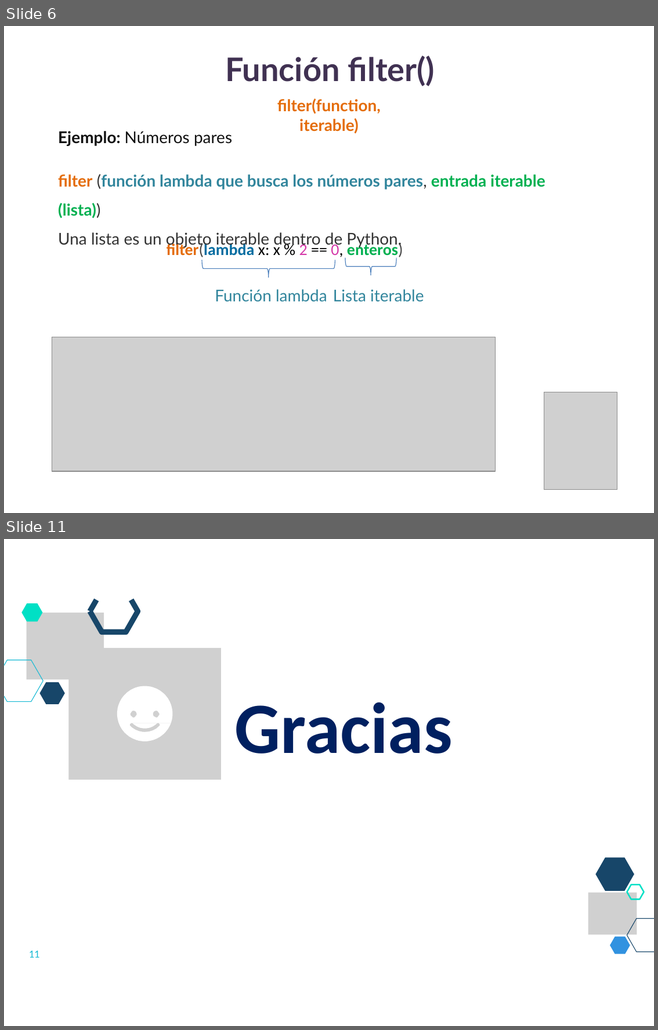
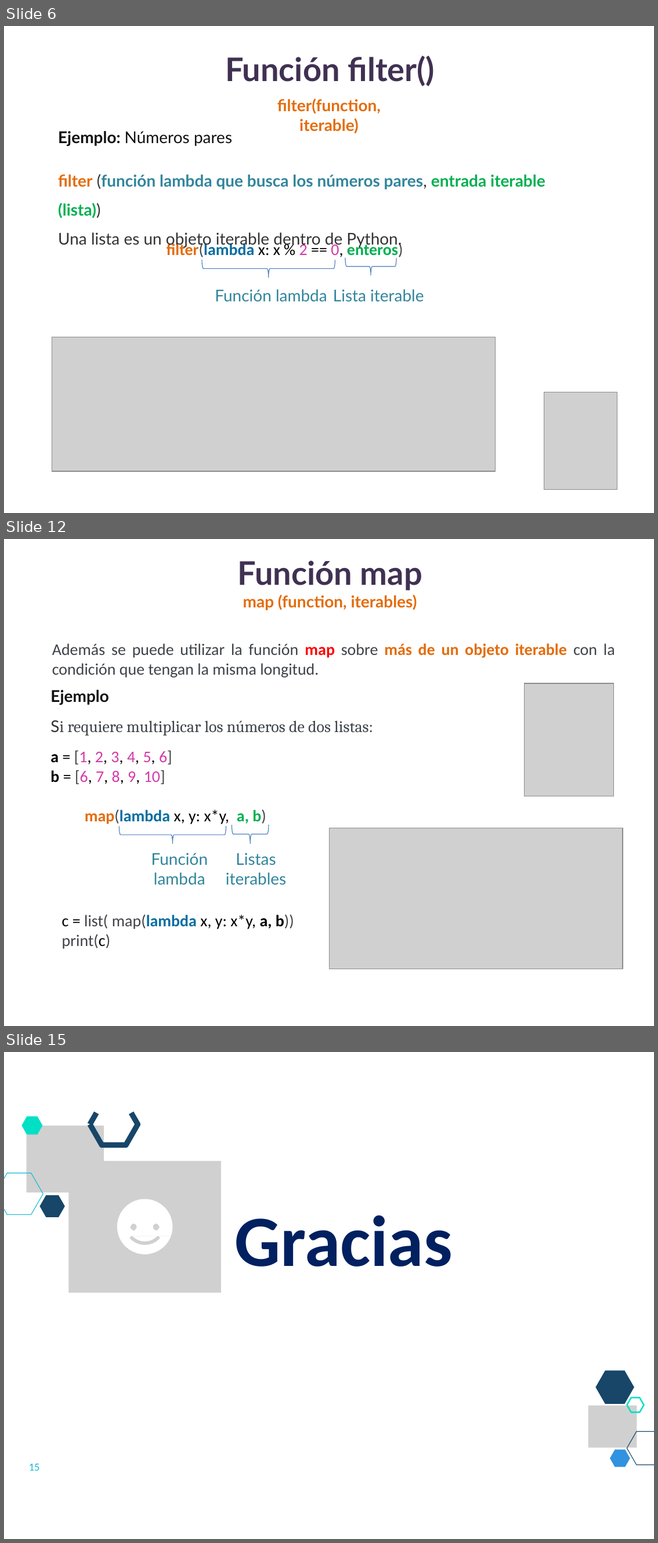
Before and after one commit to lizetheP/Analitica, a slide deck: CalendarioAgo2022/presentaciones/11_FuncionesOrdenSuperior.pptx. Shown one above the other, each under a label of ours: slides 6 and 11 before the commit, slides 6, 12 and 15 after it; the slides between them are not shown. The pictures are 658x1030 and 658x1543 pixels, drawn with LibreOffice and Linux fonts; fonts in the diff are those of the drawing; grey boxes stand for pictures. Boxes give left, top, right and bottom in pixels: in the first picture for what was removed or moved away, otherwise in the second. Text is boxed around its words. In the diff, an @@ line names an element or a change of style, - is before the commit and + after.

```diff
--- a/CalendarioAgo2022/presentaciones/11_FuncionesOrdenSuperior.pptx
+++ b/CalendarioAgo2022/presentaciones/11_FuncionesOrdenSuperior.pptx
@@ slide 12 added at box(4, 539, 654, 1026), background #FFFFFF @@
@@ title added at box(237, 560, 422, 591), 36 pt, text #403152, bold @@
+Función map
@@ text added at box(243, 595, 417, 610), 18 pt, text #E46C0A, bold @@
+map (function, iterables)
@@ text added at box(52, 643, 615, 678), 18 pt, text #3E4349 @@
+Además se puede utilizar la función map sobre más de un objeto iterable con la condición que tengan la misma longitud.
@@ text added at box(50, 690, 373, 784), 18 pt, text #3E4349 @@
+Ejemplo
+Si requiere multiplicar los números de dos listas:
+a = [1, 2, 3, 4, 5, 6]
+b = [6, 7, 8, 9, 10]
@@ picture added at box(524, 683, 614, 797) @@
@@ text added at box(85, 810, 266, 824), 18 pt, text #000000, bold @@
+map(lambda x, y: x*y, a, b)
@@ left brace added at box(119, 826, 226, 843), outline #4B7EBC 0.75 pt @@
@@ left brace added at box(231, 825, 268, 843), outline #4B7EBC 0.75 pt @@
@@ picture added at box(329, 828, 622, 969) @@
@@ text added at box(151, 853, 208, 885), 18 pt, text #31859C @@
+Función lambda
@@ text added at box(226, 853, 286, 885), 18 pt, text #31859C @@
+Listas iterables
@@ text added at box(62, 914, 294, 949), 18 pt, text #000000 @@
+c = list( map(lambda x, y: x*y, a, b))
+print(c)
@@ what was slide 11 is now slide 15 @@
@@ page number at box(29, 1464, 40, 1471): text changed @@
-11
+15
```
Also in this commit, not shown: 5 slides changed, 3 other slides added, 14 other files.
